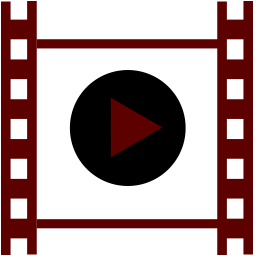
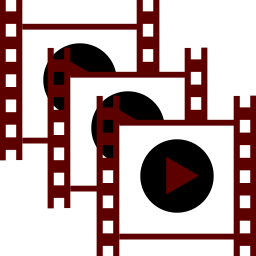
The second 256 x 256 image is a revision of the first. Changes to its layers:
added layer "Asset 6" (1st of 4) above "Asset 6" over <box>96,95,256,256</box>
added layer "Asset 6" (2nd of 4) above "Asset 6" over <box>47,47,208,209</box>
added layer "Asset 6" (3rd of 4) above "Asset 6" over <box>0,0,160,161</box>
hid "Asset 6" (4th of 4) over <box>1,1,253,255</box>
